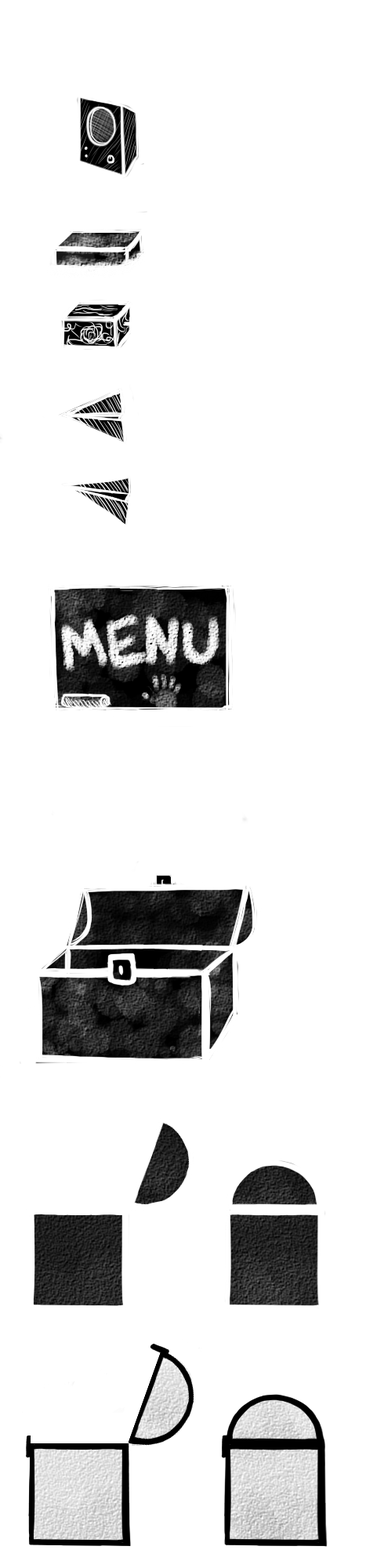
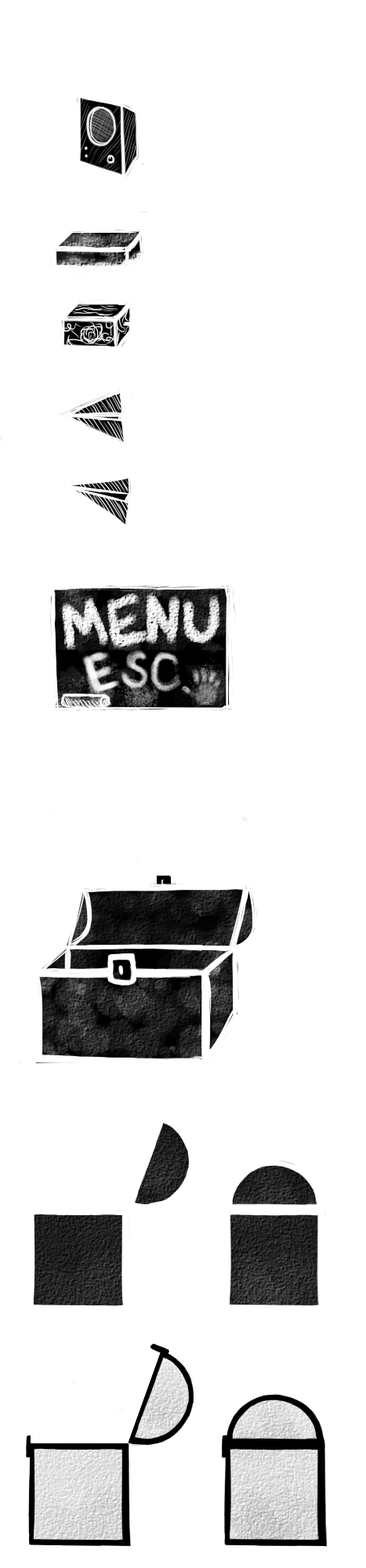
Layers edited between the first and the second (366, 1568) image:
added layer "Layer 1" above "Layer3" over <box>80,649,183,696</box>
painted on "Layer3" over <box>50,584,230,712</box>
